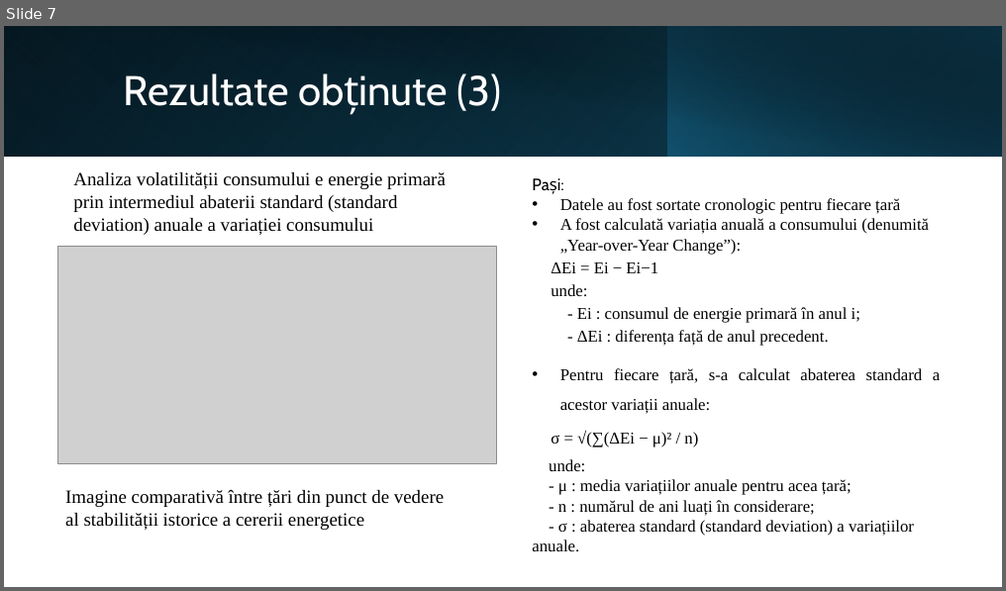
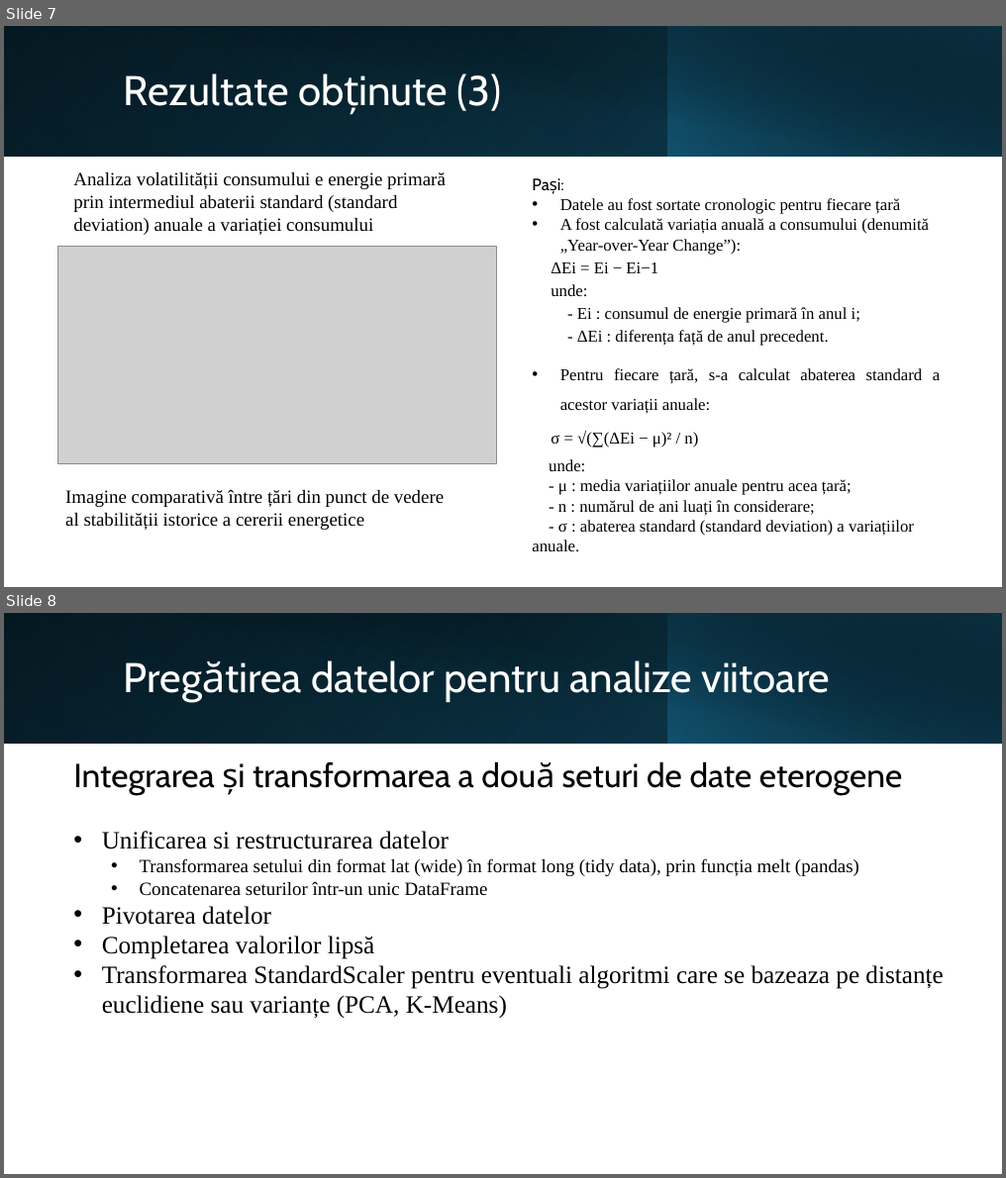
Before and after one commit to opbcodes/Dissertation, a slide deck: documentation/Presentation Ovidiu Pop.pptx. Shown one above the other, each under a label of ours: slide 7 before the commit, slides 7 and 8 after it. The pictures are 1006x591 and 1006x1178 pixels, drawn with LibreOffice and Linux fonts; fonts in the diff are those of the drawing; grey boxes stand for pictures. Boxes give left, top, right and bottom in pixels: in the first picture for what was removed or moved away, otherwise in the second. Text is boxed around its words. In the diff, an @@ line names an element or a change of style, - is before the commit and + after.

```diff
--- a/documentation/Presentation Ovidiu Pop.pptx
+++ b/documentation/Presentation Ovidiu Pop.pptx
@@ slide 8 added at box(4, 613, 1002, 1174), background #FFFFFF @@
@@ rectangle added at box(4, 613, 1002, 744), fill gradient #000000 to #104862 @@
@@ rectangle added at box(4, 613, 668, 744), fill gradient #156082 to #0B3041 @@
@@ rectangle added at box(42, 613, 1002, 744), fill gradient #000000 to #0B3041 @@
@@ rectangle added at box(668, 613, 1002, 744), fill gradient #156082 to #000000 @@
@@ title added at box(311, 661, 830, 702), 40 pt, text #FFFFFF @@
+Pregătirea datelor pentru analize viitoare
@@ text added at box(73, 761, 943, 1018), 24 pt, text #000000 @@
+Integrarea și transformarea a două seturi de date eterogene
+• Unificarea si restructurarea datelor
+  • Transformarea setului din format lat (wide) în format long (tidy data), prin funcția melt (pandas)
+  • Concatenarea seturilor într-un unic DataFrame
+• Pivotarea datelor
+• Completarea valorilor lipsă
+• Transformarea StandardScaler pentru eventuali algoritmi care se bazeaza pe distanțe euclidiene sau varianțe (PCA, K-Means)
```
Also in this commit, not shown: 2 slides changed, 3 other slides added.
